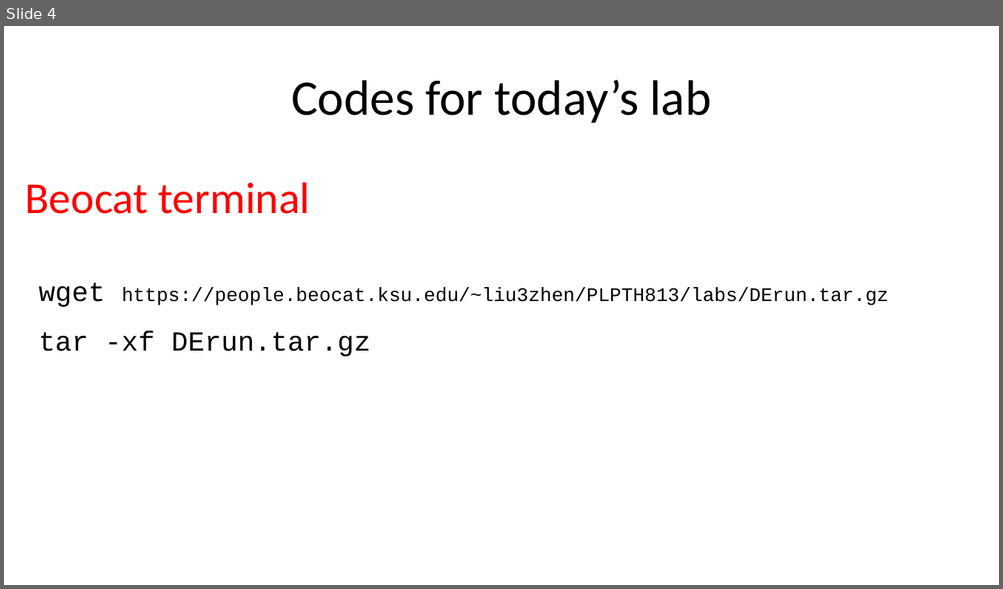
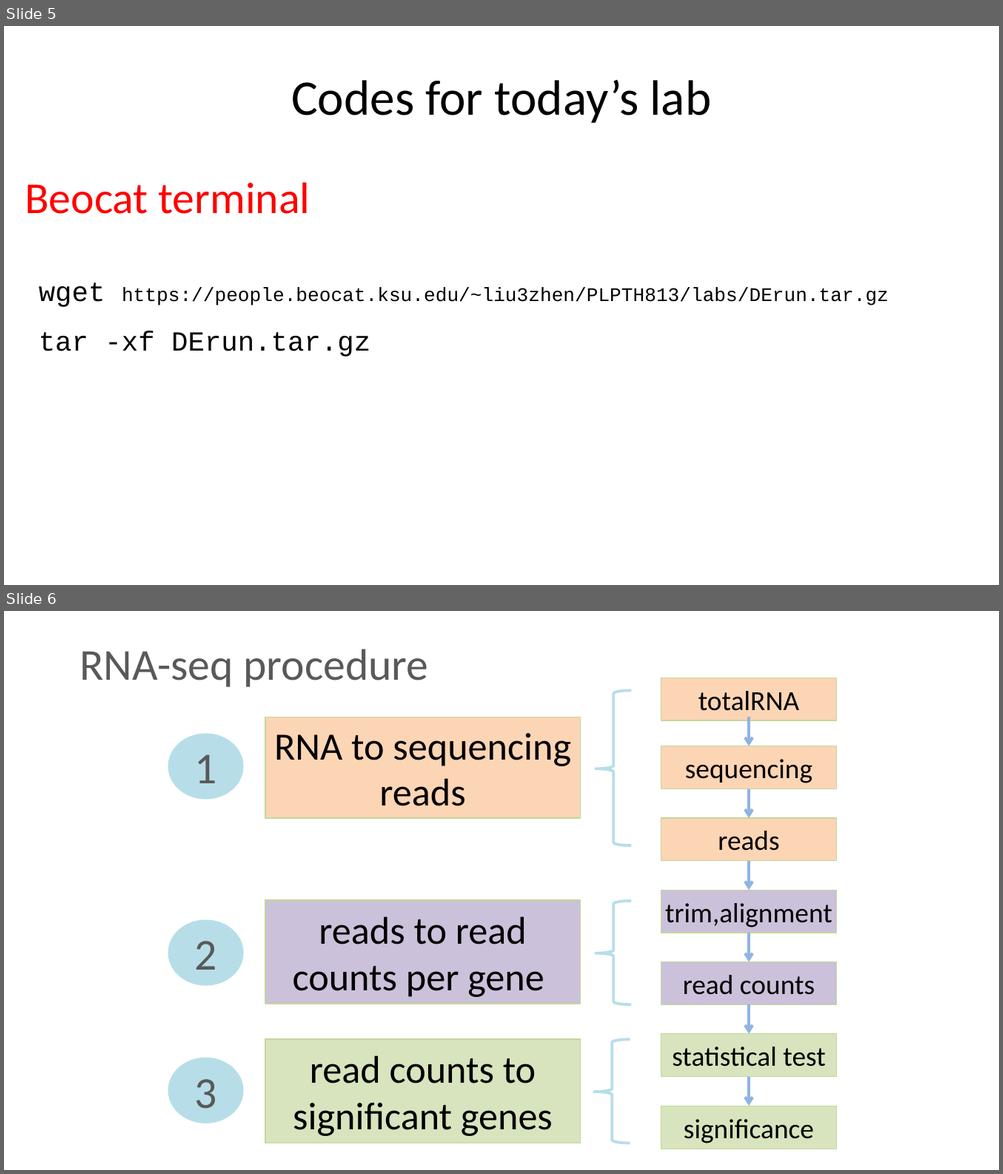
Before and after one commit to liu3zhenlab/teaching, a slide deck: PLPTH813Bioinformatis/2025/2_lab/lab11_DE.pptx. Shown one above the other, each under a label of ours: slide 4 before the commit, slides 5 and 6 after it. The pictures are 1003x589 and 1003x1174 pixels, drawn with LibreOffice and Linux fonts; fonts in the diff are those of the drawing. Boxes give left, top, right and bottom in pixels: in the first picture for what was removed or moved away, otherwise in the second. Text is boxed around its words. In the diff, an @@ line names an element or a change of style, - is before the commit and + after.

```diff
--- a/PLPTH813Bioinformatis/2025/2_lab/lab11_DE.pptx
+++ b/PLPTH813Bioinformatis/2025/2_lab/lab11_DE.pptx
@@ slide 6 added at box(4, 611, 999, 1170), background #FFFFFF @@
@@ title added at box(79, 649, 428, 687), 32 pt, text #595959 @@
+RNA-seq procedure
@@ left brace added at box(595, 691, 631, 846), outline #B7DEE8 2 pt @@
@@ rectangle added at box(660, 678, 836, 721), fill #FCD5B5, outline #C3D69B 0.75 pt, 20 pt, text #000000 @@
+totalRNA
@@ rectangle added at box(264, 718, 580, 819), fill #FCD5B5, outline #C3D69B 0.75 pt, 28 pt, text #000000 @@
+RNA to sequencing reads
@@ arrow added from (749, 718) to (749, 746), #8EB4E3 2 pt @@
@@ ellipse added at box(168, 735, 243, 799), fill #B7DEE8, outline #B7DEE8 0.75 pt, 32 pt, text #595959 @@
+1
@@ rectangle added at box(660, 746, 836, 789), fill #FCD5B5, outline #C3D69B 0.75 pt, 20 pt, text #000000 @@
+sequencing
@@ arrow added from (749, 789) to (749, 818), #8EB4E3 2 pt @@
@@ rectangle added at box(660, 818, 836, 860), fill #FCD5B5, outline #C3D69B 0.75 pt, 20 pt, text #000000 @@
+reads
@@ arrow added from (749, 860) to (749, 891), #8EB4E3 2 pt @@
@@ rectangle added at box(660, 891, 836, 933), fill #CCC1DA, outline #C3D69B 0.75 pt, 20 pt, text #000000 @@
+trim,alignment
@@ ellipse added at box(168, 920, 243, 985), fill #B7DEE8, outline #B7DEE8 0.75 pt, 32 pt, text #595959 @@
+2
@@ rectangle added at box(264, 900, 580, 1004), fill #CCC1DA, outline #C3D69B 0.75 pt, 28 pt, text #000000 @@
+reads to read counts per gene
@@ left brace added at box(595, 901, 631, 1005), outline #B7DEE8 2 pt @@
@@ arrow added from (749, 933) to (749, 962), #8EB4E3 2 pt @@
@@ rectangle added at box(660, 962, 836, 1005), fill #CCC1DA, outline #C3D69B 0.75 pt, 20 pt, text #000000 @@
+read counts
@@ arrow added from (749, 1005) to (749, 1034), #8EB4E3 2 pt @@
@@ rectangle added at box(264, 1039, 580, 1143), fill #D7E4BD, outline #C3D69B 0.75 pt, 28 pt, text #000000 @@
+read counts to significant genes
@@ left brace added at box(594, 1039, 629, 1143), outline #B7DEE8 2 pt @@
@@ rectangle added at box(660, 1034, 836, 1076), fill #D7E4BD, outline #C3D69B 0.75 pt, 20 pt, text #000000 @@
+statistical test
@@ ellipse added at box(168, 1059, 243, 1123), fill #B7DEE8, outline #B7DEE8 0.75 pt, 32 pt, text #595959 @@
+3
@@ arrow added from (749, 1077) to (749, 1106), #8EB4E3 2 pt @@
@@ rectangle added at box(660, 1106, 836, 1149), fill #D7E4BD, outline #C3D69B 0.75 pt, 20 pt, text #000000 @@
+significance
@@ what was slide 4 is now slide 5 @@
```
Also in this commit, not shown: 1 slide changed.
